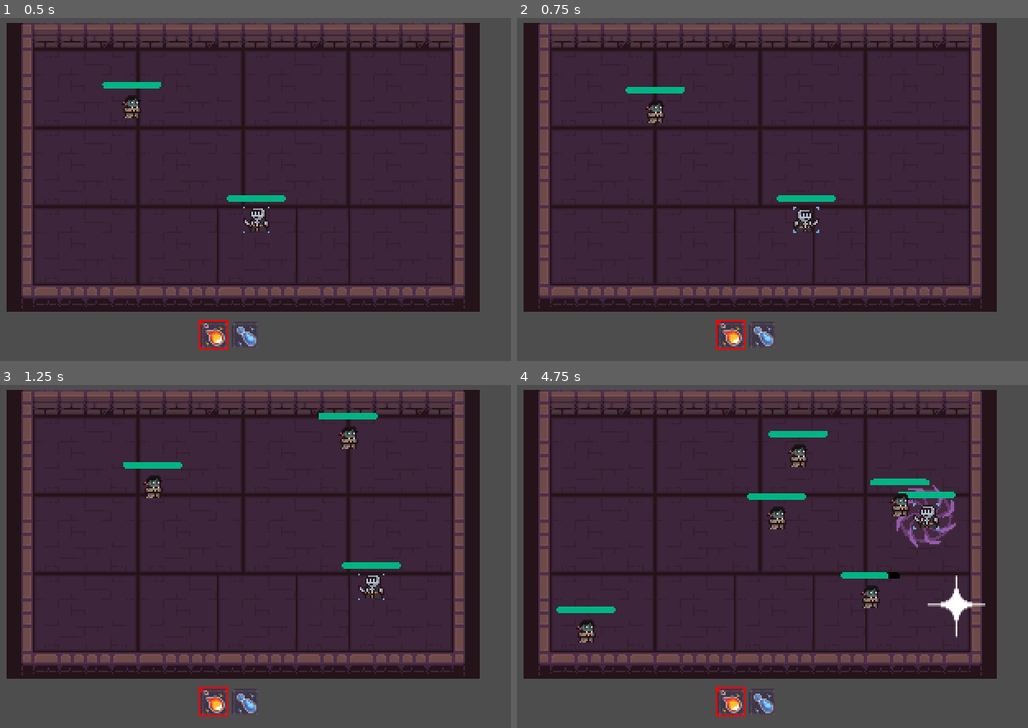
Above: before the commit, frames 1-4 (two rows, left to right).
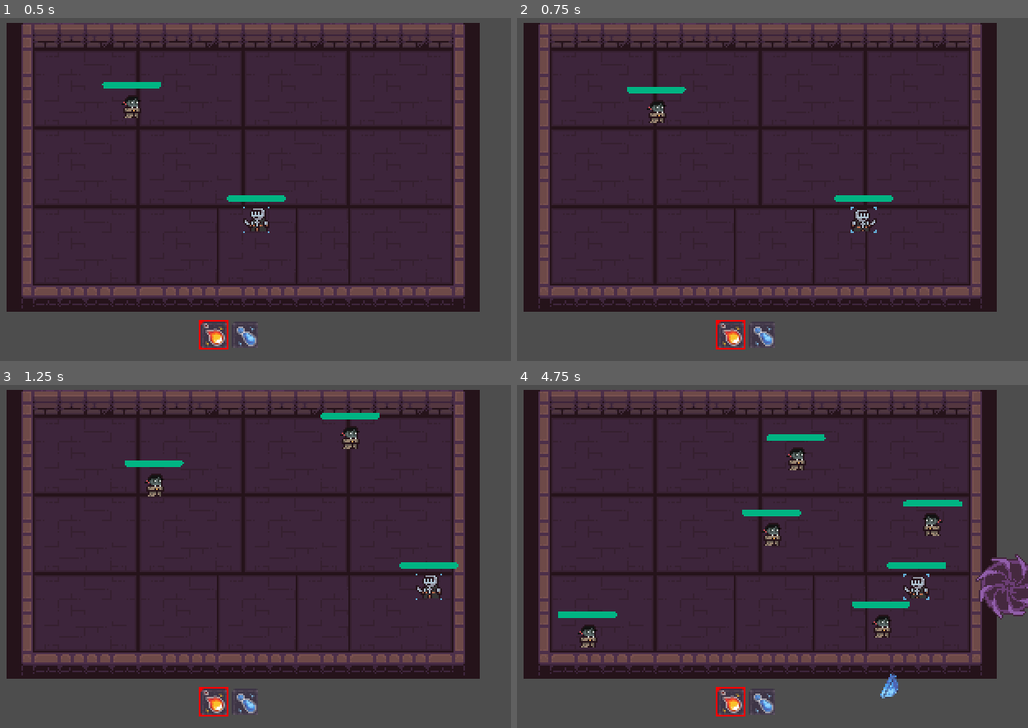
Above: after the commit, the same moments.

Repository: always-hehe-devs/top-down-game
Game: Godot game, scene res://World.tscn
Two runs of this game, one before a commit and one after it. Both use one fixed random seed, a clock stepped at 60 frames per second and the inputs below.
Inputs (mouse positions are in pixels of both pictures, inside the frame that each line leads up to):
- Up to frame 1 (0.5 s): no input
- Up to frame 2 (0.75 s): tap Enter at 0.5 s; move the mouse to (879, 144) at 0.52 s; hold Right (ui_right) from 0.53 s (still down); hold Space (ui_select) from 0.53 s (still down)
- Up to frame 3 (1.25 s): keep holding Right (ui_right); keep holding Space (ui_select)
- Up to frame 4 (4.75 s): move the mouse to (660, 549) at 1.27 s; release Right (ui_right) at 1.28 s; release Space (ui_select) at 1.28 s; hold Down (ui_down) 1.28-2.03 s; tap Q (attack_1) at 1.35, 4.35 s; tap Space (ui_select) at 1.52, 1.55, 1.82, 3.02, 3.05, 3.32, 4.52, 4.55 s; move the mouse to (818, 443) at 2.02 s; hold Right (ui_right) 2.03-2.78 s; hold Space (ui_select) 2.03-2.78 s; tap E (attack_2) at 2.1 s; move the mouse to (736, 611) at 2.77 s; hold Up (ui_up) 2.78-3.53 s; click (736, 611) at 2.85 s; move the mouse to (920, 590) at 3.52 s; hold Space (ui_select) 3.53-4.28 s; hold Left (ui_left) from 3.53 s (still down); move the mouse to (608, 470) at 4.27 s

Frame 1 is identical in both runs. In frame 2, 1.0% of the frame differs, in the area x 21-74%, y 20-63%; in frame 3, 1.2%; in frame 4, 6.2%, in the area x 7-100%, y 13-92%.

Commit message:
Added dash

Diff:
--- a/Fireball.tscn
+++ b/Fireball.tscn
@@ -63,6 +63,7 @@
 radius = 15.0
 
 [node name="Fireball" type="Node2D"]
+z_index = 1
 scale = Vector2(0.5, 0.5)
 script = ExtResource("1_gbtjb")
 
--- a/HurtBox.gd
+++ b/HurtBox.gd
@@ -1,5 +1,7 @@
 extends Area2D
 class_name HurtBox
+
+@onready var collision_shape := $CollisionShape2D
 
 func _init() -> void:
 	monitorable = false
@@ -8,7 +10,9 @@
 	connect("area_entered", _on_area_entered)
 
 func _on_area_entered(hitbox: HitBox):
-	print(hitbox)
 	if hitbox.owner.get_parent() != owner && owner.has_method("take_damage"):
 		owner.take_damage(hitbox.damage)
 		hitbox.on_hit()
+
+func set_disabled(is_disabled):
+	collision_shape.disabled = is_disabled
--- a/Player.gd
+++ b/Player.gd
@@ -1,20 +1,37 @@
 extends CharacterBody2D
 
-var speed = 100
+var normal_speed = 100
 var health = 100
 @onready var animation = $AnimatedSprite2D
 
 const FireballScene: PackedScene = preload("res://Fireball.tscn")
 const WaterballScene: PackedScene = preload("res://Waterball.tscn")
+@onready var collision = $CollisionShape2D
+@onready var hurtbox = $HurtBox
 
 var current_attack = "attack_1"
+var mouse_dir
+var is_dashing = false;
+var dash_speed = 400;
+var dash_duration = 0.1
 
 func _ready():
 	animation.play("Idle")
 
 func _physics_process(_delta):
 	var input_dir = Input.get_vector("ui_left", "ui_right", "ui_up", "ui_down")
-	var mouse_dir = get_global_mouse_position() - position;
+	mouse_dir = get_global_mouse_position() - position;
+
+	var speed
+
+	if is_dashing:
+		speed = dash_speed
+		collision.disabled = true
+		hurtbox.set_disabled(true)
+	else:
+		speed = normal_speed
+		collision.disabled = false
+		hurtbox.set_disabled(false)
 
 	if mouse_dir.x < 0:
 		animation.scale.x = -1
@@ -32,6 +49,18 @@
 				shoot(FireballScene)
 			"attack_2":
 				shoot(WaterballScene)
+	if event.is_action_pressed("ui_select"):
+		dash()
+
+func dash():
+	var timer: Timer = Timer.new()
+	add_child(timer)
+	timer.one_shot = true
+	timer.autostart = true
+	timer.wait_time = 0.1
+	timer.timeout.connect(func():is_dashing = false)
+	timer.start()
+	is_dashing = true;
 
 func shoot(projectile: PackedScene) -> void:
 	var bullet = projectile.instantiate()
